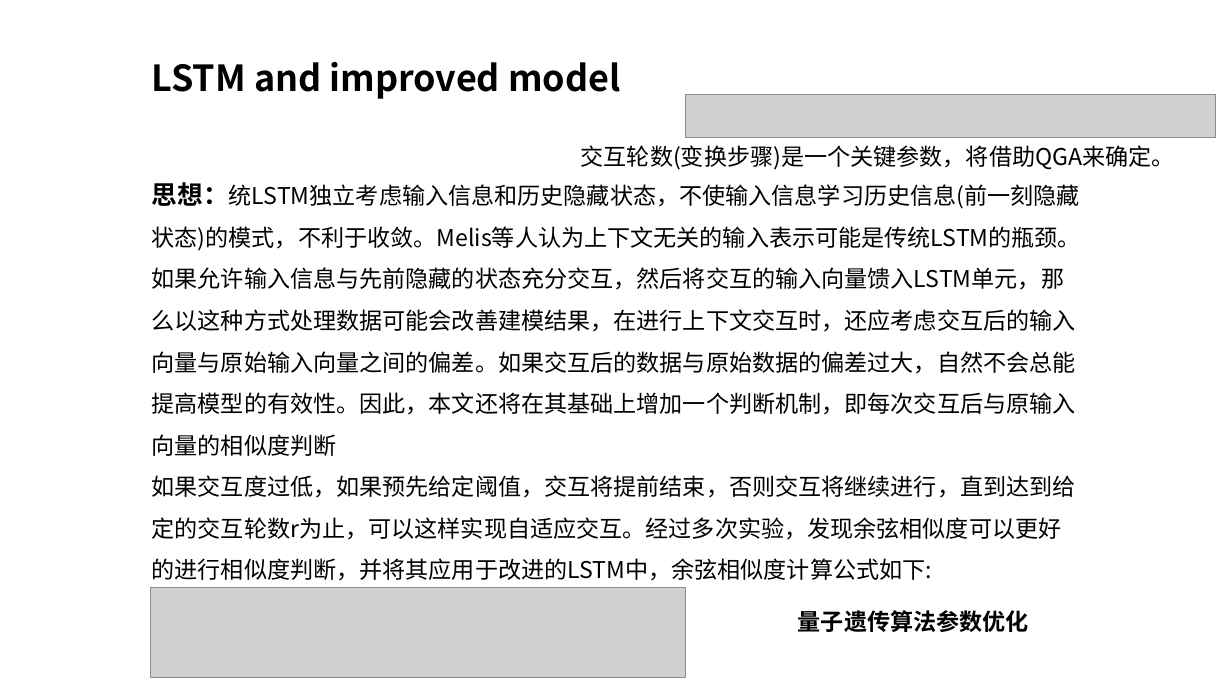
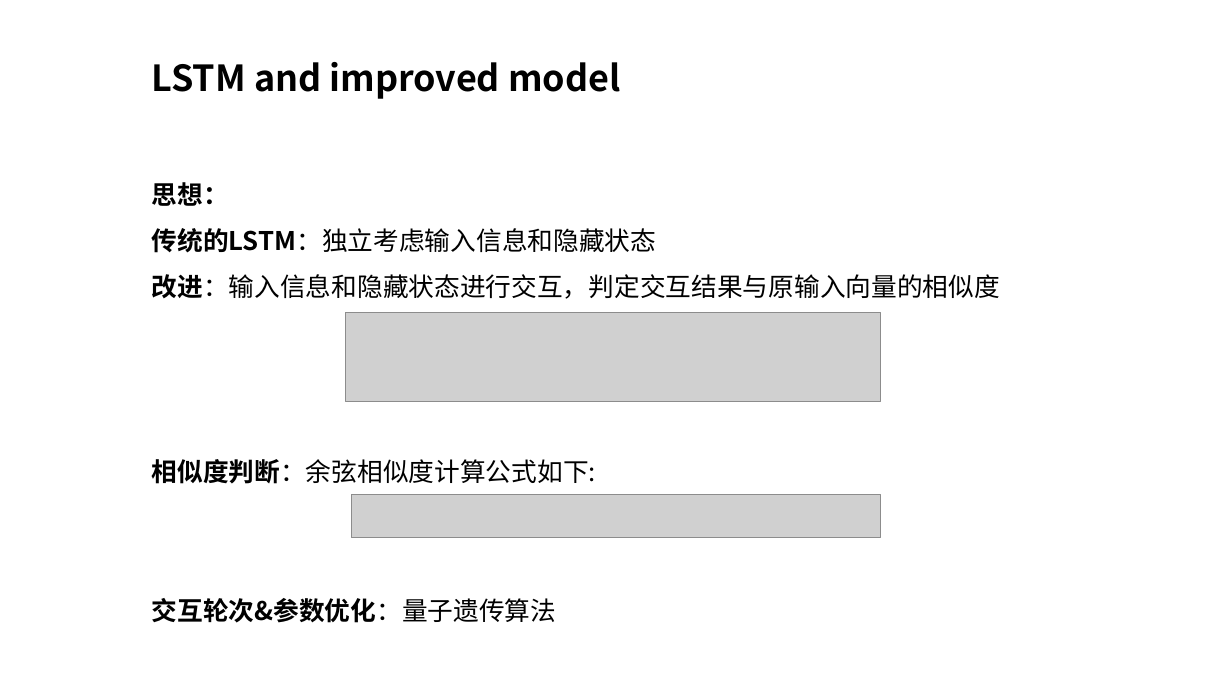
Before and after one commit to lucking666/sys, a slide deck: slide 6 of 卢老师论文汇报/1101汇报.pptx (slide 5 before the commit). Drawn at 1232x693 pixels with LibreOffice and Linux fonts; fonts in the diff are those of the drawing; grey boxes stand for pictures. Boxes give left, top, right and bottom in pixels: in the first picture for what was removed or moved away, otherwise in the second. Text is boxed around its words. In the diff, an @@ line names an element or a change of style, - is before the commit and + after.

```diff
--- a/卢老师论文汇报/1101汇报.pptx
+++ b/卢老师论文汇报/1101汇报.pptx
@@ text removed at (581,145,1175,170) @@
-交互轮数(变换步骤)是一个关键参数，将借助QGA来确定。
@@ text at (152,182,1000,623): text changed; size 18 to 20 pt @@
-思想：统LSTM独立考虑输入信息和历史隐藏状态，不使输入信息学习历史信息(前一刻隐藏状态)的模式，不利于收敛。Melis等人认为上下文无关的输入表示可能是传统LSTM的瓶颈。如果允许输入信息与先前隐藏的状态充分交互，然后将交互的输入向量馈入LSTM单元，那么以这种方式处理数据可能会改善建模结果，在进行上下文交互时，还应考虑交互后的输入向量与原始输入向量之间的偏差。如果交互后的数据与原始数据的偏差过大，自然不会总能提高模型的有效性。因此，本文还将在其基础上增加一个判断机制，即每次交互后与原输入向量的相似度判断
-如果交互度过低，如果预先给定阈值，交互将提前结束，否则交互将继续进行，直到达到给定的交互轮数r为止，可以这样实现自适应交互。经过多次实验，发现余弦相似度可以更好的进行相似度判断，并将其应用于改进的LSTM中，余弦相似度计算公式如下:
+思想：
+传统的LSTM：独立考虑输入信息和隐藏状态
+改进：输入信息和隐藏状态进行交互，判定交互结果与原输入向量的相似度
+相似度判断：余弦相似度计算公式如下:
+交互轮次&参数优化：量子遗传算法
@@ picture: place and size @@
-picture at (151,588,686,677)
+picture at (346,312,881,402)
@@ picture: place and size @@
-picture at (686,94,1215,138)
+picture at (351,494,881,538)
@@ text removed at (798,610,1029,632) @@
-量子遗传算法参数优化
```
Also in this commit, not shown: 1 other slide changed, 15 slides added, 3 other files.
